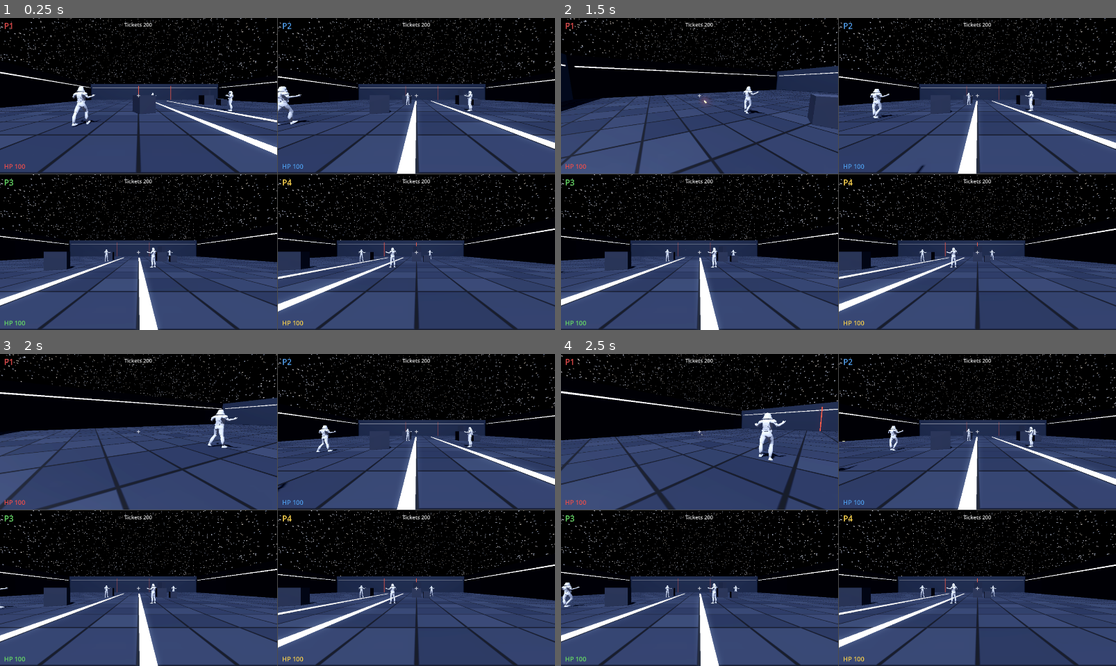
Above: before the commit, frames 1-4 (two rows, left to right).
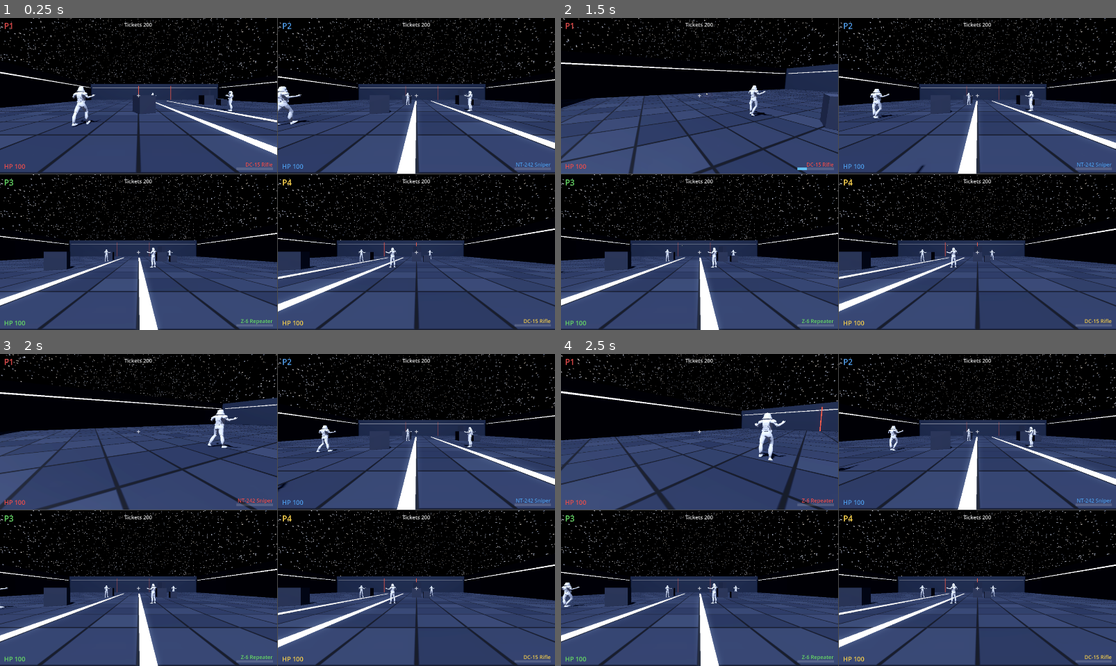
Above: after the commit, the same moments.

Repository: jstucor/quadsquad
Game: Godot game, scene res://scenes/main.tscn
The game is run twice, just before and just after one commit, with the same random seed, the same clock (stepped at 60 frames per second) and the same inputs.
Inputs (mouse positions are in pixels of both pictures, inside the frame that each line leads up to):
- Up to frame 1 (0.25 s): no input
- Up to frame 2 (1.5 s): tap Enter at 0.5 s; move the mouse to (960, 158) at 0.52 s; press the mouse at (960, 158) at 0.53 s; hold D (kb_right) 0.53-1.28 s; tap Space (kb_jump) at 0.77 s; right-click (960, 158) at 0.8 s; move the mouse to (810, 174) at 1.27 s; release the mouse at (810, 174) at 1.28 s; hold W (kb_forward) from 1.28 s (still down); right-click (810, 174) at 1.35 s; click (810, 174) at 1.42 s
- Up to frame 3 (2 s): keep holding W (kb_forward); tap Space (kb_jump) at 1.52 s; tap Q (kb_switch, bound only after the commit) at 1.55 s
- Up to frame 4 (2.5 s): keep holding W (kb_forward); move the mouse to (849, 503) at 2.02 s; press the mouse at (849, 503) at 2.03 s; tap Q (kb_switch, bound only after the commit) at 2.1 s

The runs differ from the first frame. In frame 1, 0.4% of the frame differs, in the area x 42-100%, y 46-99%; in frame 2, 4.3%, in the area x 0-100%, y 0-99%; in frame 3, 0.4%; in frame 4, 0.5%.

Commit message:
Add weapon classes, ADS scopes, and a heat system
Turn the single hitscan blaster into three classes and give aiming real teeth.

- weapon.gd: data-driven PROFILES (Soldier rifle / Sniper / Heavy repeater)
  with per-class fire rate, damage, range, and a spread cone that tightens
  when aiming. Heat replaces ammo — each shot adds heat, 1.0 overheats and
  locks out firing until it cools below a release threshold. Heat/cooldown run
  on _physics_process so they're framerate-independent (Pi).
- player.gd: hold aim (RMB / left trigger) eases the camera FOV toward the
  weapon's zoom, tells the weapon to tighten spread, and scales look
  sensitivity down with the zoom; swap weapon (Q / Y) cycles the class.
- game_state.gd: register kb_ads (RMB) and kb_switch (Q) input actions.
- main.gd: assign a class per player, add a weapon-name label + heat bar to
  each HUD, and draw a scope overlay (black surround + reticle) on scoped
  weapons while aiming.
- README: controls, current-state, and roadmap updated.

Co-Authored-By: Claude Opus 4.8 <noreply@anthropic.com>

Diff:
--- a/godot/scripts/game_state.gd
+++ b/godot/scripts/game_state.gd
@@ -53,6 +53,7 @@
 		"kb_right": KEY_D,
 		"kb_jump": KEY_SPACE,
 		"kb_sprint": KEY_SHIFT,
+		"kb_switch": KEY_Q,  # cycle weapon class
 	}
 	for action in keys:
 		if InputMap.has_action(action):
@@ -61,8 +62,15 @@
 		var ev := InputEventKey.new()
 		ev.physical_keycode = keys[action]
 		InputMap.action_add_event(action, ev)
-	if not InputMap.has_action("kb_fire"):
-		InputMap.add_action("kb_fire")
+	# Mouse-button actions: left = fire, right = aim down sights.
+	var mouse_actions := {
+		"kb_fire": MOUSE_BUTTON_LEFT,
+		"kb_ads": MOUSE_BUTTON_RIGHT,
+	}
+	for action in mouse_actions:
+		if InputMap.has_action(action):
+			continue
+		InputMap.add_action(action)
 		var mb := InputEventMouseButton.new()
-		mb.button_index = MOUSE_BUTTON_LEFT
-		InputMap.action_add_event("kb_fire", mb)
+		mb.button_index = mouse_actions[action]
+		InputMap.action_add_event(action, mb)
--- a/godot/scripts/main.gd
+++ b/godot/scripts/main.gd
@@ -13,6 +13,10 @@
 	Color(0.4, 0.85, 0.4),
 	Color(0.95, 0.8, 0.3),
 ]
+
+# Starting weapon class per player (Weapon.Class: 0 Soldier, 1 Sniper, 2 Heavy)
+# so all three show at once; each player can still cycle with switch-weapon.
+const START_CLASSES: Array[int] = [0, 1, 2, 0]
 
 @onready var level: Node3D = $Level
 
@@ -41,6 +45,7 @@
 		var player: Player = PLAYER_SCENE.instantiate()
 		player.player_index = i
 		player.input_device = i - 1  # P1 keyboard/mouse; P2..P4 joypads 0..2
+		player.weapon_class = START_CLASSES[i]
 		level.add_child(player)
 		var spawn := GameState.get_spawn_point(player.team, i)
 		if spawn:
@@ -67,6 +72,22 @@
 	crosshair.vertical_alignment = VERTICAL_ALIGNMENT_CENTER
 	hud.add_child(crosshair)
 
+	# Scope overlay: a black surround with a clear center circle + reticle,
+	# drawn only while a scoped weapon (Sniper) is aimed. Its own reticle
+	# replaces the "+" crosshair, so hide that when the scope is up.
+	var scope := Control.new()
+	scope.set_anchors_preset(Control.PRESET_FULL_RECT)
+	scope.mouse_filter = Control.MOUSE_FILTER_IGNORE
+	scope.visible = false
+	scope.draw.connect(_draw_scope.bind(scope))
+	scope.resized.connect(scope.queue_redraw)
+	hud.add_child(scope)
+	var update_scope := func() -> void:
+		scope.visible = player.weapon.aiming and player.weapon.has_scope()
+		crosshair.visible = not scope.visible
+	player.aim_changed.connect(func(_a: bool) -> void: update_scope.call())
+	player.weapon_changed.connect(func(_n: String) -> void: update_scope.call())
+
 	var tickets := _full_rect_label("", 18, Color(1, 1, 1, 0.9))
 	tickets.text = "Tickets %d" % GameState.tickets[player.team]
 	tickets.offset_top = 10.0
@@ -86,7 +107,61 @@
 	player.health_changed.connect(func(hp: float) -> void:
 		health.text = "HP %d" % maxi(roundi(hp), 0))
 
+	# Weapon name (bottom-right) + heat bar beneath it. Heat replaces ammo:
+	# the fill grows with heat and turns red on overheat lockout.
+	var weapon_label := Label.new()
+	weapon_label.text = player.weapon.display_name()
+	weapon_label.add_theme_font_size_override("font_size", 18)
+	weapon_label.add_theme_color_override("font_color", color)
+	weapon_label.set_anchors_preset(Control.PRESET_BOTTOM_RIGHT)
+	weapon_label.horizontal_alignment = HORIZONTAL_ALIGNMENT_RIGHT
+	weapon_label.offset_left = -220.0
+	weapon_label.offset_top = -44.0
+	weapon_label.offset_right = -14.0
+	weapon_label.offset_bottom = -22.0
+	hud.add_child(weapon_label)
+	player.weapon_changed.connect(func(n: String) -> void:
+		weapon_label.text = n)
+
+	var heat_bg := ColorRect.new()
+	heat_bg.color = Color(1, 1, 1, 0.15)
+	heat_bg.mouse_filter = Control.MOUSE_FILTER_IGNORE
+	heat_bg.set_anchors_preset(Control.PRESET_BOTTOM_RIGHT)
+	heat_bg.offset_left = -140.0
+	heat_bg.offset_top = -20.0
+	heat_bg.offset_right = -14.0
+	heat_bg.offset_bottom = -12.0
+	hud.add_child(heat_bg)
+
+	var heat_fill := ColorRect.new()
+	heat_fill.color = Color(0.4, 0.8, 1.0, 0.9)
+	heat_fill.mouse_filter = Control.MOUSE_FILTER_IGNORE
+	# Anchored left with zero offsets; anchor_right (0..1) is the heat fraction.
+	heat_fill.anchor_left = 0.0
+	heat_fill.anchor_top = 0.0
+	heat_fill.anchor_right = 0.0
+	heat_fill.anchor_bottom = 1.0
+	heat_bg.add_child(heat_fill)
+	player.weapon.heat_changed.connect(func(h: float, over: bool) -> void:
+		heat_fill.anchor_right = h
+		heat_fill.color = Color(1.0, 0.3, 0.2, 0.95) if over else Color(0.4, 0.8, 1.0, 0.9))
+
 	return hud
+
+
+func _draw_scope(c: Control) -> void:
+	var s := c.size
+	var center := s * 0.5
+	var r: float = minf(s.x, s.y) * 0.42
+	var diag := s.length()
+	# Opaque black band from radius r outward past the corners = scope body,
+	# leaving a clear circle in the middle to sight through.
+	c.draw_arc(center, r + diag * 0.5, 0.0, TAU, 96, Color(0, 0, 0, 1.0), diag, false)
+	# Thin scope ring, fine crosshairs, and a small aiming dot.
+	c.draw_arc(center, r, 0.0, TAU, 96, Color(0, 0, 0, 0.9), 2.0, true)
+	c.draw_line(Vector2(center.x, center.y - r), Vector2(center.x, center.y + r), Color(0, 0, 0, 0.5), 1.0)
+	c.draw_line(Vector2(center.x - r, center.y), Vector2(center.x + r, center.y), Color(0, 0, 0, 0.5), 1.0)
+	c.draw_circle(center, 2.0, Color(1, 0.25, 0.18))
 
 
 func _full_rect_label(text: String, size: int, color: Color) -> Label:
--- a/godot/scripts/player.gd
+++ b/godot/scripts/player.gd
@@ -7,6 +7,8 @@
 ## while the other three players (and your shadow) still do.
 
 signal health_changed(health: float)
+signal weapon_changed(display_name: String)
+signal aim_changed(aiming: bool)
 
 const WALK_SPEED := 5.0
 const SPRINT_SPEED := 7.5
@@ -15,15 +17,24 @@
 const STICK_LOOK_SPEED := 2.6
 const STICK_DEADZONE := 0.15
 const MAX_HEALTH := 100.0
+const AIM_FOV_LERP := 14.0  # per-second rate the camera eases toward zoom FOV
 
 @export var player_index := 0
 @export var input_device := -1
 @export var team: int = GameState.Team.REPUBLIC
+## Starting weapon class (Weapon.Class); Main assigns a different one per player.
+@export var weapon_class := 0
 
 var health := MAX_HEALTH
 
 var _anim: AnimationPlayer
 var _gravity: float = ProjectSettings.get_setting("physics/3d/default_gravity")
+var _camera: Camera3D
+var _base_fov := 75.0
+# Look sensitivity scales with zoom so aiming down a scope isn't twitchy.
+var _look_scale := 1.0
+var _prev_aim := false
+var _switch_down := false  # joypad switch-button edge tracking
 
 @onready var head: Node3D = $Head
 @onready var weapon: Weapon = $Head/Weapon
@@ -35,11 +46,14 @@
 	_anim = model.find_child("AnimationPlayer", true, false)
 	for mi in model.find_children("*", "MeshInstance3D", true, false):
 		mi.layers = 1 << (1 + player_index)
+	weapon.set_class(weapon_class as Weapon.Class)
 
 
 func bind_camera(cam: Camera3D) -> void:
 	cam.cull_mask &= ~(1 << (1 + player_index))
 	remote_cam.remote_path = remote_cam.get_path_to(cam)
+	_camera = cam
+	_base_fov = cam.fov
 
 
 func take_damage(amount: float) -> void:
@@ -74,11 +88,16 @@
 
 
 func _apply_look(delta_look: Vector2) -> void:
-	rotate_y(delta_look.x)
-	head.rotation.x = clampf(head.rotation.x + delta_look.y, -PI / 2 + 0.05, PI / 2 - 0.05)
+	rotate_y(delta_look.x * _look_scale)
+	head.rotation.x = clampf(head.rotation.x + delta_look.y * _look_scale,
+		-PI / 2 + 0.05, PI / 2 - 0.05)
 
 
 func _physics_process(delta: float) -> void:
+	if _switch_pressed():
+		_cycle_weapon()
+	_update_aim(delta)
+
 	if input_device >= 0:
 		var look := _stick(JOY_AXIS_RIGHT_X, JOY_AXIS_RIGHT_Y)
 		_apply_look(-look * STICK_LOOK_SPEED * delta)
@@ -101,6 +120,26 @@
 	_update_anim(move, sprinting)
 
 
+## Hold-to-aim: eases the camera FOV toward the weapon's zoom, tells the weapon
+## to tighten its spread cone, and scales look sensitivity down with the zoom.
+func _update_aim(delta: float) -> void:
+	var aiming := _ads_held()
+	weapon.aiming = aiming
+	if aiming != _prev_aim:
+		_prev_aim = aiming
+		aim_changed.emit(aiming)
+	if _camera:
+		var want := weapon.zoom_fov() if aiming else _base_fov
+		_camera.fov = lerpf(_camera.fov, want, clampf(delta * AIM_FOV_LERP, 0.0, 1.0))
+		_look_scale = _camera.fov / _base_fov
+
+
+func _cycle_weapon() -> void:
+	var next := (weapon.weapon_class + 1) % Weapon.PROFILES.size()
+	weapon.set_class(next as Weapon.Class)
+	weapon_changed.emit(weapon.display_name())
+
+
 func _move_input() -> Vector2:
 	if input_device < 0:
 		return Input.get_vector("kb_left", "kb_right", "kb_forward", "kb_back")
@@ -129,6 +168,25 @@
 		return Input.is_action_pressed("kb_fire")
 	return Input.get_joy_axis(input_device, JOY_AXIS_TRIGGER_RIGHT) > 0.5 \
 		or Input.is_joy_button_pressed(input_device, JOY_BUTTON_RIGHT_SHOULDER)
+
+
+func _ads_held() -> bool:
+	if input_device < 0:
+		return Input.is_action_pressed("kb_ads")
+	return Input.get_joy_axis(input_device, JOY_AXIS_TRIGGER_LEFT) > 0.5 \
+		or Input.is_joy_button_pressed(input_device, JOY_BUTTON_LEFT_SHOULDER)
+
+
+## Weapon-cycle is edge-triggered. Keyboard uses the InputMap action's own edge
+## detection; joypad buttons are polled per-device (device-scoped, unlike a
+## shared InputMap action), so we track the previous state ourselves.
+func _switch_pressed() -> bool:
+	if input_device < 0:
+		return Input.is_action_just_pressed("kb_switch")
+	var down := Input.is_joy_button_pressed(input_device, JOY_BUTTON_Y)
+	var edge := down and not _switch_down
+	_switch_down = down
+	return edge
 
 
 func _update_anim(move: Vector2, sprinting: bool) -> void:
--- a/godot/scripts/weapon.gd
+++ b/godot/scripts/weapon.gd
@@ -1,37 +1,117 @@
 class_name Weapon
 extends Node3D
-## Hitscan blaster: damage lands instantly along the aim ray; a glowing bolt
-## tracer flies the same path for the Star Wars look. Sits under the player's
-## Head so its -Z is always the aim direction. Swap constants (or subclass)
-## per Battlefront weapon class later.
+## Class-based hitscan blaster. All per-class numbers live in PROFILES; the
+## owning player picks the class (set_class) and holds ADS via `aiming`.
+## Damage lands instantly along the aim ray (jittered by a spread cone that
+## tightens when aiming); a glowing bolt tracer flies the same path.
+##
+## Heat replaces ammo (README roadmap): each shot adds heat, reaching 1.0
+## overheats and locks out firing until heat cools back below OVERHEAT_RELEASE.
+## Sits under the player's Head so its -Z is always the aim direction.
 
-const FIRE_INTERVAL := 0.18
-const MAX_RANGE := 120.0
-const DAMAGE := 25.0
+signal heat_changed(heat: float, overheated: bool)
+
+enum Class { SOLDIER, SNIPER, HEAVY }
+
+# Tuning table. spread values are the half-angle of the fire cone in degrees
+# (hip vs. aiming); zoom_fov is the camera FOV while aiming; heat_per_shot and
+# cool_rate (per second) are fractions of the 0..1 heat pool.
+# Heat tuning: heat_per_shot / fire_interval is the fill rate while firing;
+# cool_rate is the drain when not. cool_rate is kept well below the fill rate
+# so sustained fire overheats (Soldier ~3 s, Heavy ~2 s, Sniper ~4 shots),
+# while short bursts vent fully between them.
+const PROFILES := {
+	Class.SOLDIER: {
+		"name": "DC-15 Rifle", "fire_interval": 0.14, "damage": 20.0,
+		"range": 120.0, "hip_spread": 2.5, "ads_spread": 0.4,
+		"zoom_fov": 48.0, "heat_per_shot": 0.085, "cool_rate": 0.26,
+		"scope": false,
+	},
+	Class.SNIPER: {
+		"name": "NT-242 Sniper", "fire_interval": 1.1, "damage": 95.0,
+		"range": 400.0, "hip_spread": 7.0, "ads_spread": 0.0,
+		"zoom_fov": 20.0, "heat_per_shot": 0.45, "cool_rate": 0.28,
+		"scope": true,
+	},
+	Class.HEAVY: {
+		"name": "Z-6 Repeater", "fire_interval": 0.075, "damage": 11.0,
+		"range": 85.0, "hip_spread": 4.5, "ads_spread": 2.0,
+		"zoom_fov": 62.0, "heat_per_shot": 0.06, "cool_rate": 0.22,
+		"scope": false,
+	},
+}
+
 const BOLT_SCENE := preload("res://scenes/fx/blaster_bolt.tscn")
+const OVERHEAT_RELEASE := 0.35  # heat must fall below this to fire again
 
+var weapon_class: Class = Class.SOLDIER
+var aiming := false
+
+var _profile: Dictionary = PROFILES[Class.SOLDIER]
 var _cooldown := 0.0
+var _heat := 0.0
+var _overheated := false
 
 
-func _process(delta: float) -> void:
+func set_class(c: Class) -> void:
+	weapon_class = c
+	_profile = PROFILES[c]
+	# Swapping vents heat, so a fresh weapon is never born mid-overheat.
+	_heat = 0.0
+	_overheated = false
+	heat_changed.emit(_heat, _overheated)
+
+
+func display_name() -> String:
+	return _profile["name"]
+
+
+func zoom_fov() -> float:
+	return _profile["zoom_fov"]
+
+
+func has_scope() -> bool:
+	return _profile["scope"]
+
+
+# Fixed-timestep so heat/cooldown behave identically regardless of render
+# framerate (important on the Pi), and on the same clock as try_fire.
+func _physics_process(delta: float) -> void:
 	_cooldown = maxf(_cooldown - delta, 0.0)
+	if _heat > 0.0:
+		_heat = maxf(_heat - _profile["cool_rate"] * delta, 0.0)
+		if _overheated and _heat <= OVERHEAT_RELEASE:
+			_overheated = false
+		heat_changed.emit(_heat, _overheated)
 
 
 ## Call from _physics_process (the space state is only safe to query there).
 func try_fire(shooter: CollisionObject3D) -> void:
-	if _cooldown > 0.0:
+	if _cooldown > 0.0 or _overheated:
 		return
-	_cooldown = FIRE_INTERVAL
+	_cooldown = _profile["fire_interval"]
+	_heat = minf(_heat + _profile["heat_per_shot"], 1.0)
+	if _heat >= 1.0:
+		_overheated = true
+	heat_changed.emit(_heat, _overheated)
 
 	var from := global_position
-	var to := from - global_transform.basis.z * MAX_RANGE
+	var dir := -global_transform.basis.z
+	var spread: float = _profile["ads_spread"] if aiming else _profile["hip_spread"]
+	if spread > 0.0:
+		var rad := deg_to_rad(spread)
+		dir = dir.rotated(global_transform.basis.x, randf_range(-rad, rad))
+		dir = dir.rotated(global_transform.basis.y, randf_range(-rad, rad))
+	var range_m: float = _profile["range"]
+	var to := from + dir * range_m
+
 	var query := PhysicsRayQueryParameters3D.create(from, to)
 	query.exclude = [shooter.get_rid()]
 	var hit := get_world_3d().direct_space_state.intersect_ray(query)
 
 	var end: Vector3 = hit.get("position", to)
 	if hit and hit.collider != null and hit.collider.has_method("take_damage"):
-		hit.collider.take_damage(DAMAGE)
+		hit.collider.take_damage(_profile["damage"])
 
 	var bolt := BOLT_SCENE.instantiate()
 	get_tree().current_scene.add_child(bolt)
Not shown, changed: README.md
